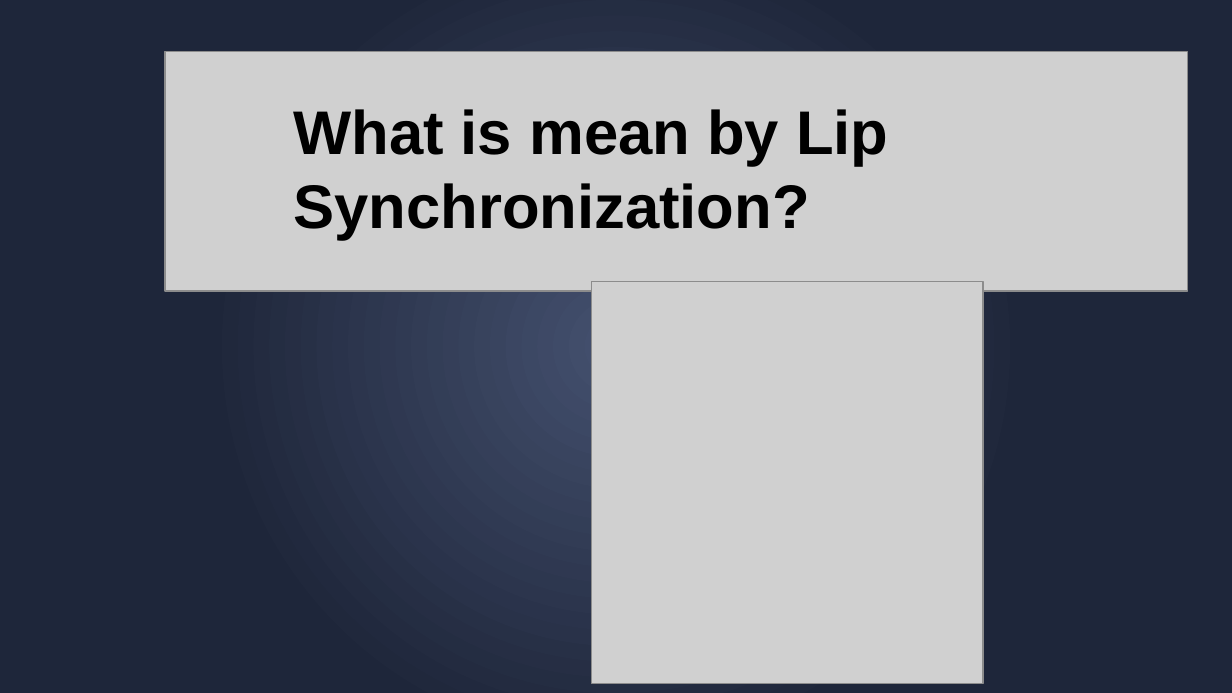
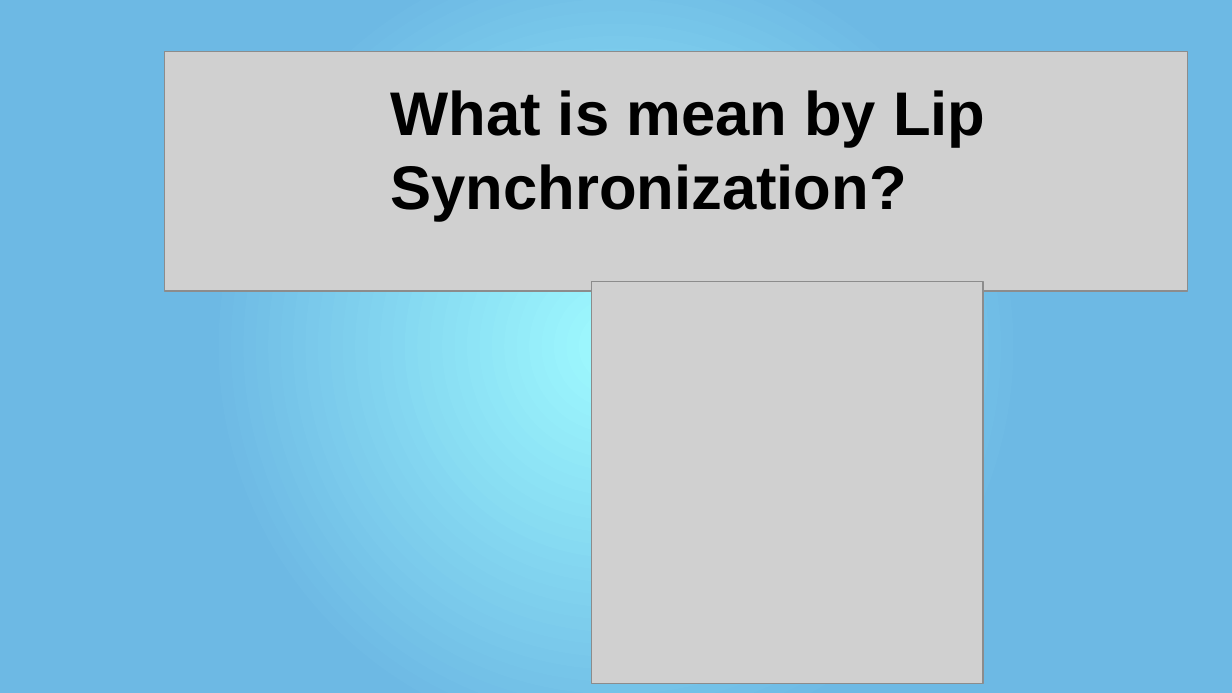
Before and after one commit to mr-speedster/seminar-presentation, a slide deck: slide 3 of Presentation.pptx. Drawn at 1232x693 pixels with LibreOffice and Linux fonts; fonts in the diff are those of the drawing; grey boxes stand for pictures. Boxes give left, top, right and bottom in pixels: in the first picture for what was removed or moved away, otherwise in the second. Text is boxed around its words. In the diff, an @@ line names an element or a change of style, - is before the commit and + after.

```diff
--- a/Presentation.pptx
+++ b/Presentation.pptx
@@ background gradient #44506E to #1E263A to gradient #9FFAFF to #6DB9E4 @@
@@ text "What is mean by Lip ...": place and size @@
-text "What is mean by Lip ..." at bbox=[293, 109, 888, 240]
+text "What is mean by Lip ..." at bbox=[391, 90, 985, 221]
```
Also in this commit, not shown: 5 other slides changed, 7 slides added, 13 slides removed, 2 other files.
